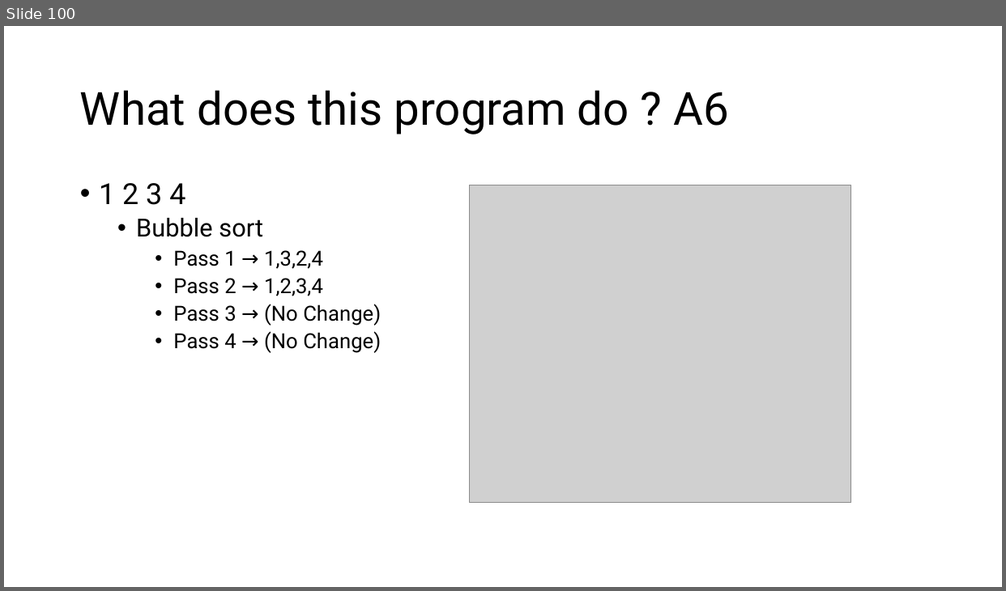
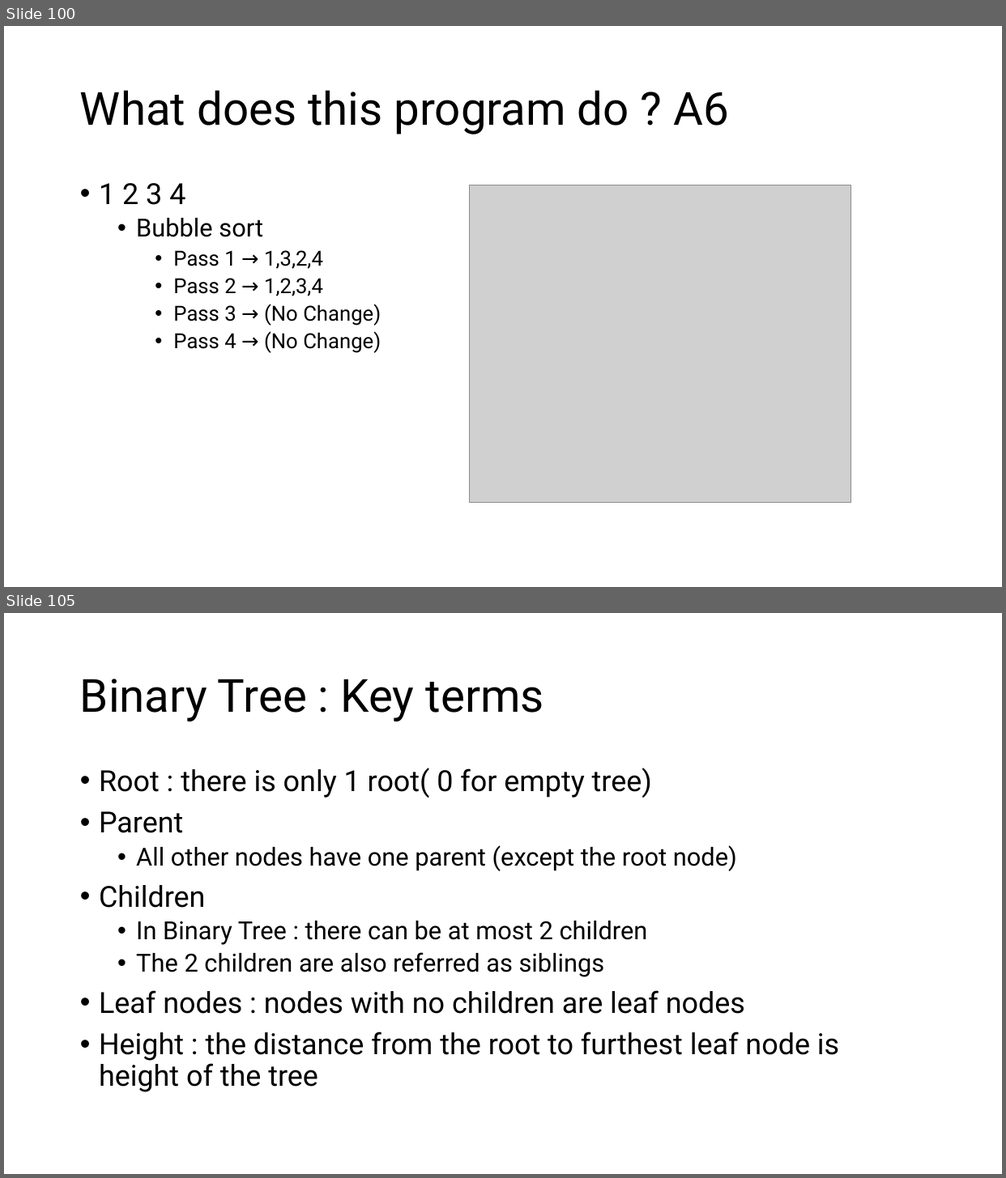
Before and after one commit to MoklaEducation/ems_winter_2025_acsl101, a slide deck: all/ExploringCSConceptsViaACSLCompetitions_all.pptx. Shown one above the other, each under a label of ours: slide 100 before the commit, slides 100 and 105 after it; the slides between them are not shown. The pictures are 1006x591 and 1006x1178 pixels, drawn with LibreOffice and Linux fonts; fonts in the diff are those of the drawing; grey boxes stand for pictures. Boxes give left, top, right and bottom in pixels: in the first picture for what was removed or moved away, otherwise in the second. Text is boxed around its words. In the diff, an @@ line names an element or a change of style, - is before the commit and + after.

```diff
--- a/all/ExploringCSConceptsViaACSLCompetitions_all.pptx
+++ b/all/ExploringCSConceptsViaACSLCompetitions_all.pptx
@@ slide 105 added at [4, 613, 1002, 1174], background #FFFFFF @@
@@ title added at [80, 679, 544, 722], 44 pt, text #000000 @@
+Binary Tree : Key terms
@@ text added at [99, 768, 839, 1093], 28 pt, text #000000 @@
+• Root : there is only 1 root( 0 for empty tree)
+• Parent
+  • All other nodes have one parent (except the root node)
+• Children
+  • In Binary Tree : there can be at most 2 children
+  • The 2 children are also referred as siblings
+• Leaf nodes : nodes with no children are leaf nodes
+• Height : the distance from the root to furthest leaf node is height of the tree
```
Also in this commit, not shown: 7 other slides added, 1 other file.
